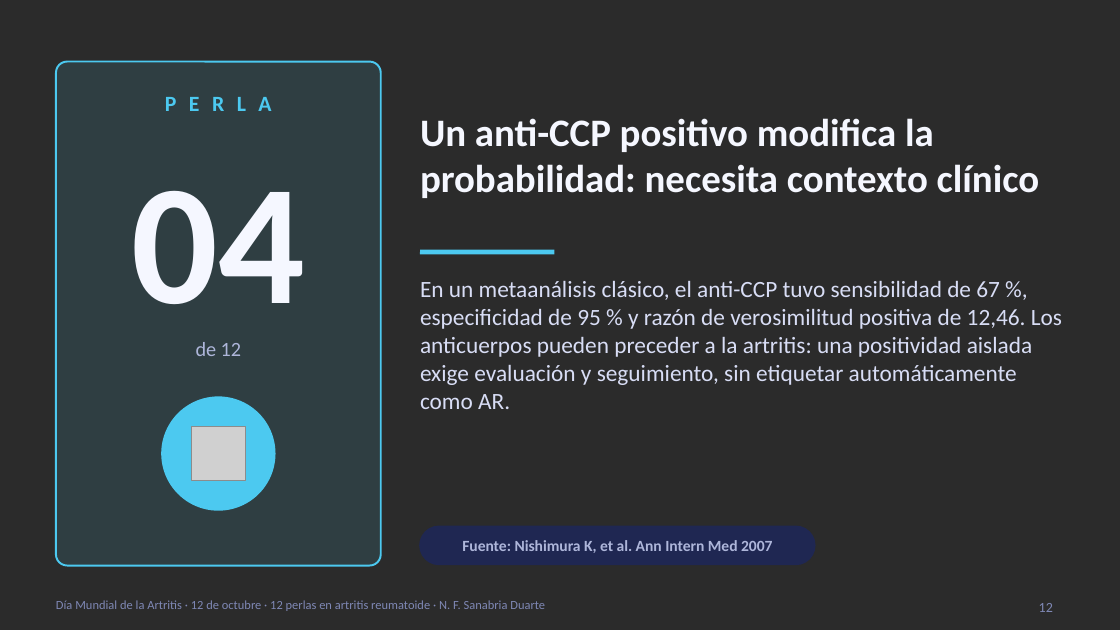
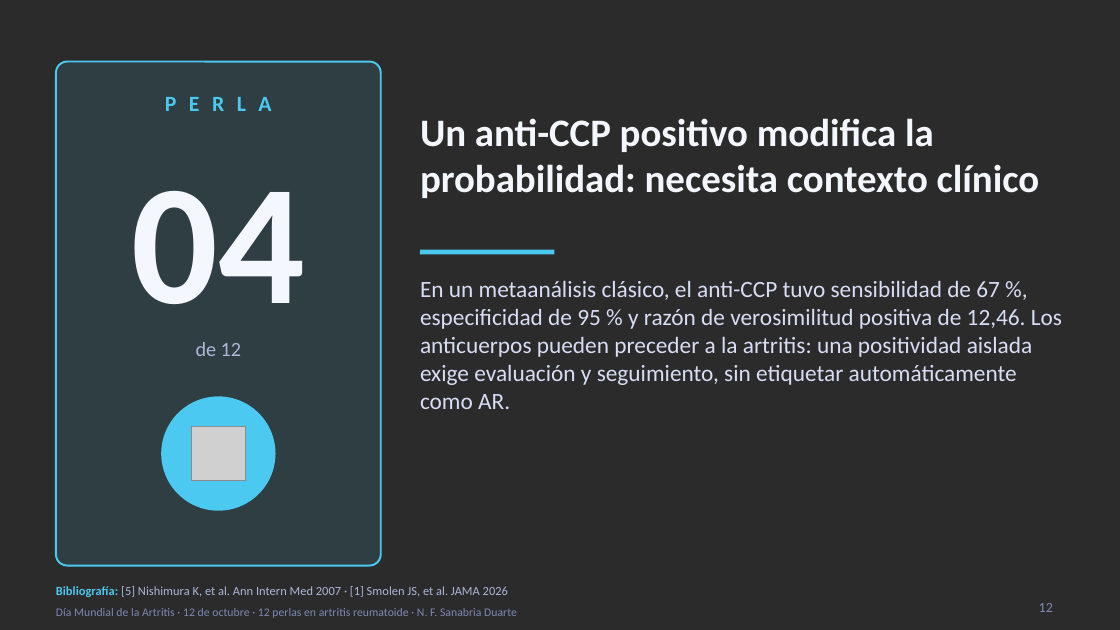
Before and after one commit to nestor120512/nes, a slide deck: slide 12 of 12_perlas_artritis_reumatoide.pptx. Drawn at 1120x630 pixels with LibreOffice and Linux fonts; fonts in the diff are those of the drawing; grey boxes stand for pictures; background and template pictures are left out; a plain dark background stands for a picture behind light text. Boxes give left, top, right and bottom in pixels: in the first picture for what was removed or moved away, otherwise in the second. Text is boxed around its words. In the diff, an @@ line names an element or a change of style, - is before the commit and + after.

```diff
--- a/12_perlas_artritis_reumatoide.pptx
+++ b/12_perlas_artritis_reumatoide.pptx
@@ rounded rectangle removed at [420, 526, 814, 564] @@
@@ text at [56, 586, 508, 597]: text changed; size 10 to 8 pt; bold off @@
-Fuente: Nishimura K, et al. Ann Intern Med 2007
+Bibliografía: [5] Nishimura K, et al. Ann Intern Med 2007 · [1] Smolen JS, et al. JAMA 2026
@@ text "Día Mundial de la Artritis ..." at [56, 608, 517, 618]: size 8 to 7.5 pt; vertical alignment top to middle @@
```
Also in this commit, not shown: 34 other slides changed.
